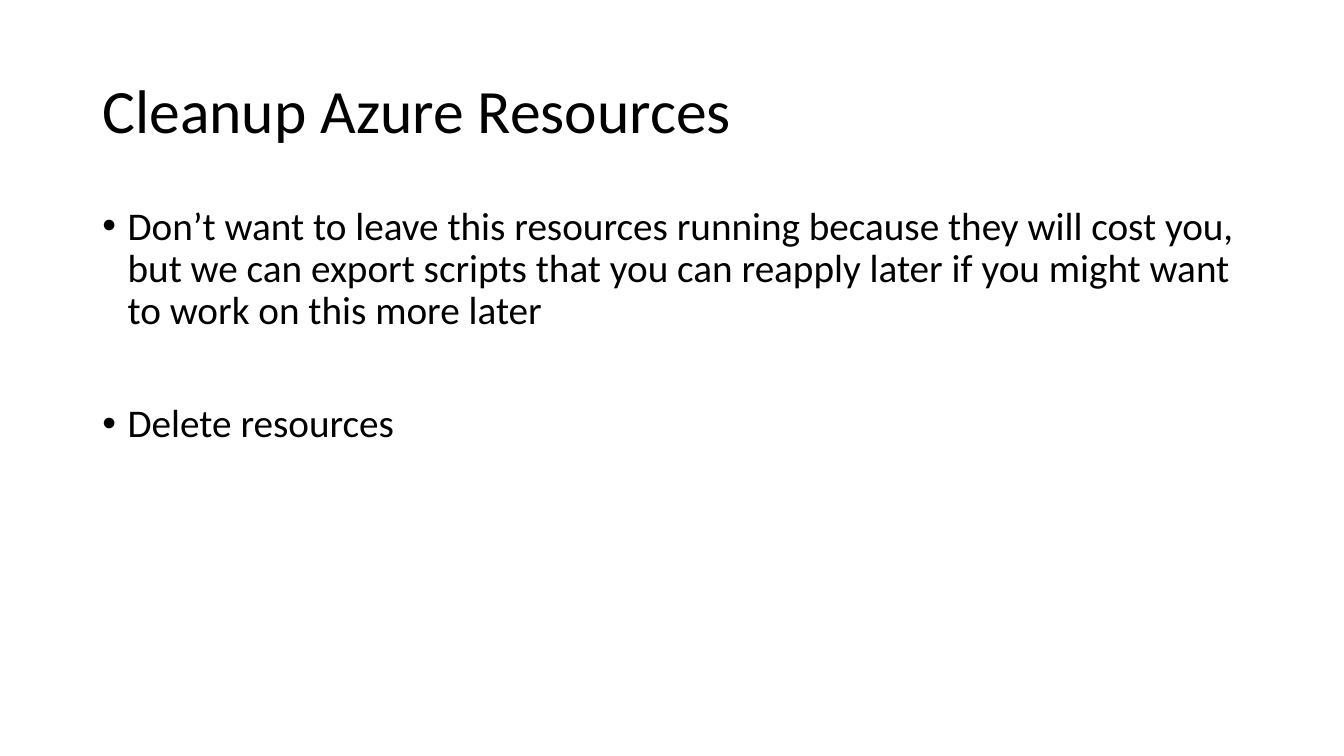
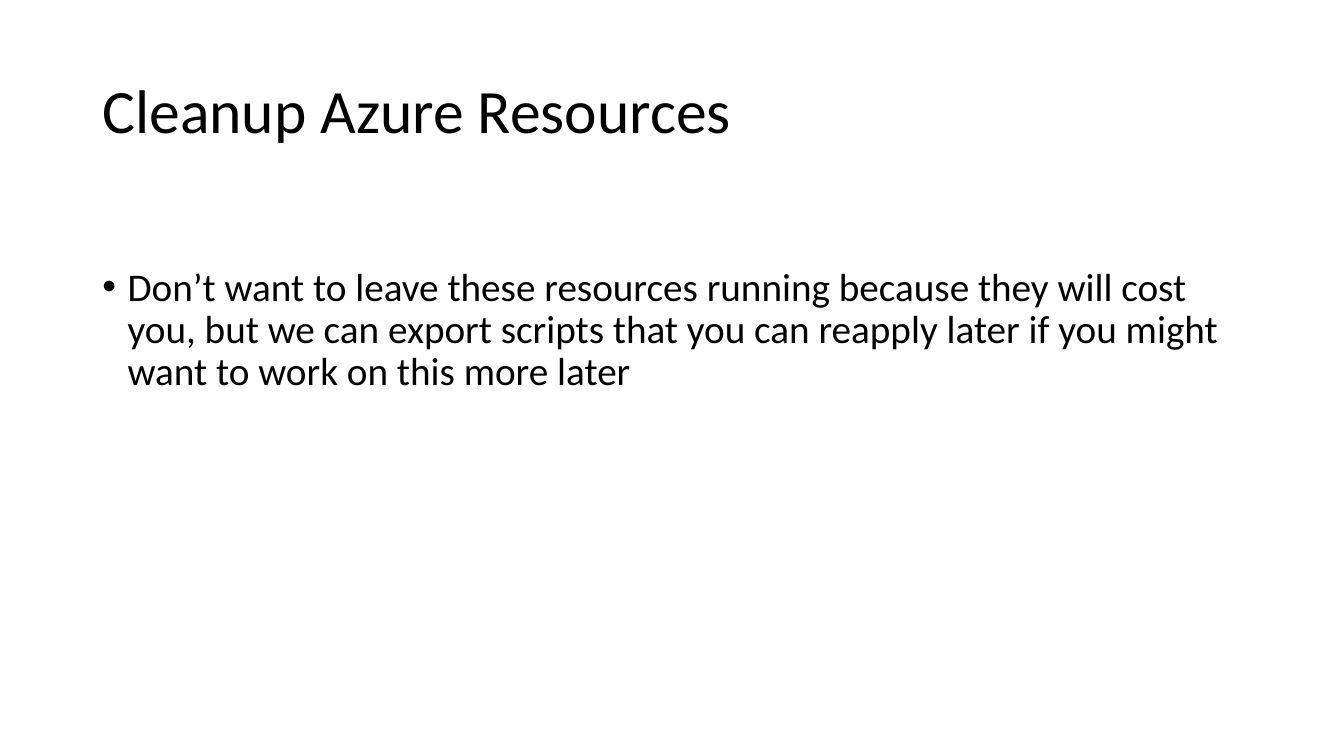
Before and after one commit to scottctr/EdaWorkshop, a slide deck: slide 8 of BusinessLogic/Docs/EdaWorkshop_WrapUp.pptx (slide 2 before the commit). Drawn at 1344x756 pixels with LibreOffice and Linux fonts; fonts in the diff are those of the drawing. Boxes give left, top, right and bottom in pixels: in the first picture for what was removed or moved away, otherwise in the second. Text is boxed around its words. In the diff, an @@ line names an element or a change of style, - is before the commit and + after.

```diff
--- a/BusinessLogic/Docs/EdaWorkshop_WrapUp.pptx
+++ b/BusinessLogic/Docs/EdaWorkshop_WrapUp.pptx
@@ text at (x1=128, y1=273, x2=1218, y2=386): text changed @@
-• Don’t want to leave this resources running because they will cost you, but we can export scripts that you can reapply later if you might want to work on this more later
-• Delete resources
+• Don’t want to leave these resources running because they will cost you, but we can export scripts that you can reapply later if you might want to work on this more later
```
Also in this commit, not shown: 2 other slides changed, 5 slides added, 1 slide removed.
